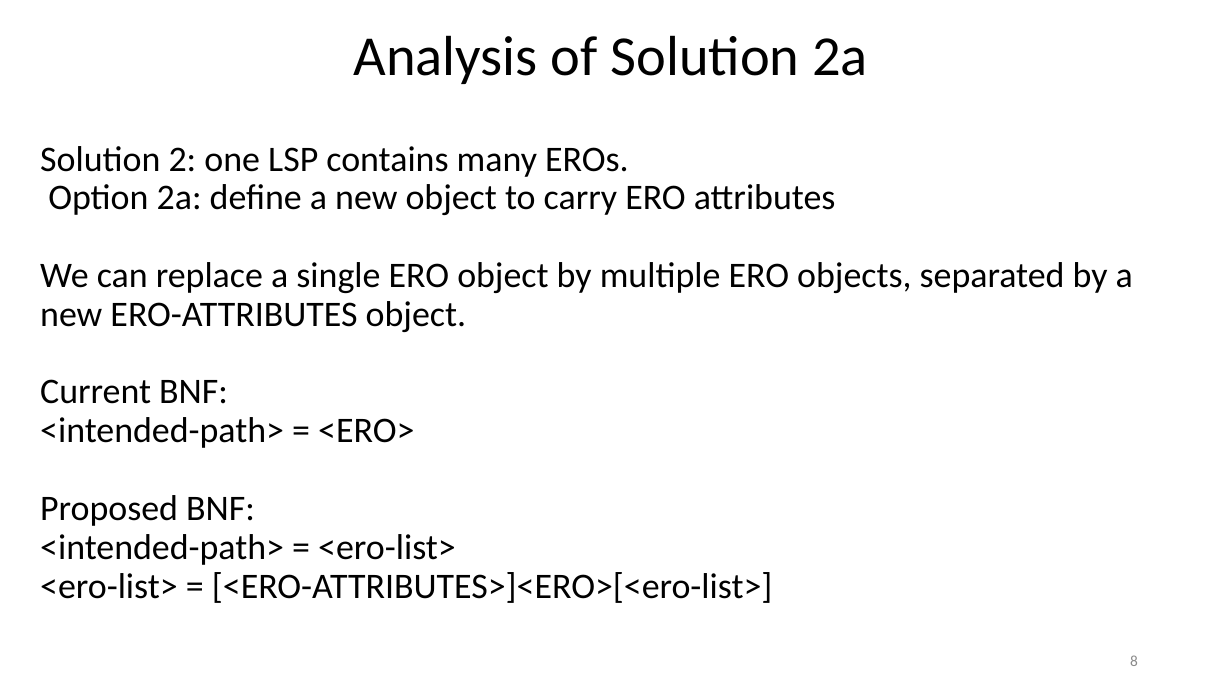
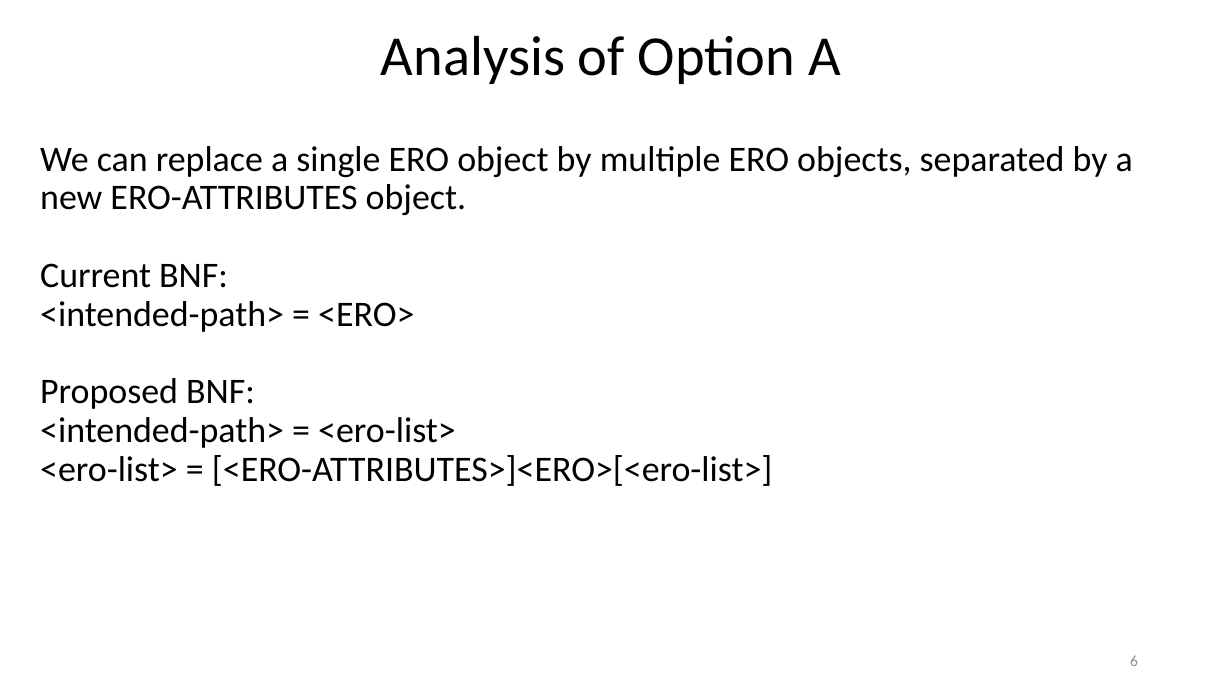
Before and after one commit to mkoldych-cisco/ietf105, a slide deck: slide 6 of pcep_multiple_ERO.pptx (slide 8 before the commit). Drawn at 1232x693 pixels with LibreOffice and Linux fonts; fonts in the diff are those of the drawing. Boxes give left, top, right and bottom in pixels: in the first picture for what was removed or moved away, otherwise in the second. Text is boxed around its words. In the diff, an @@ line names an element or a change of style, - is before the commit and + after.

```diff
--- a/pcep_multiple_ERO.pptx
+++ b/pcep_multiple_ERO.pptx
@@ title at box(381, 35, 841, 84): text changed @@
-Analysis of Solution 2a
+Analysis of Option A
@@ text at box(40, 146, 836, 215): paragraphs removed @@
-Solution 2: one LSP contains many EROs.
-Option 2a: define a new object to carry ERO attributes
@@ page number at box(1130, 655, 1138, 666): text changed @@
-8
+6
```
Also in this commit, not shown: 9 other slides changed, 1 slide removed.
